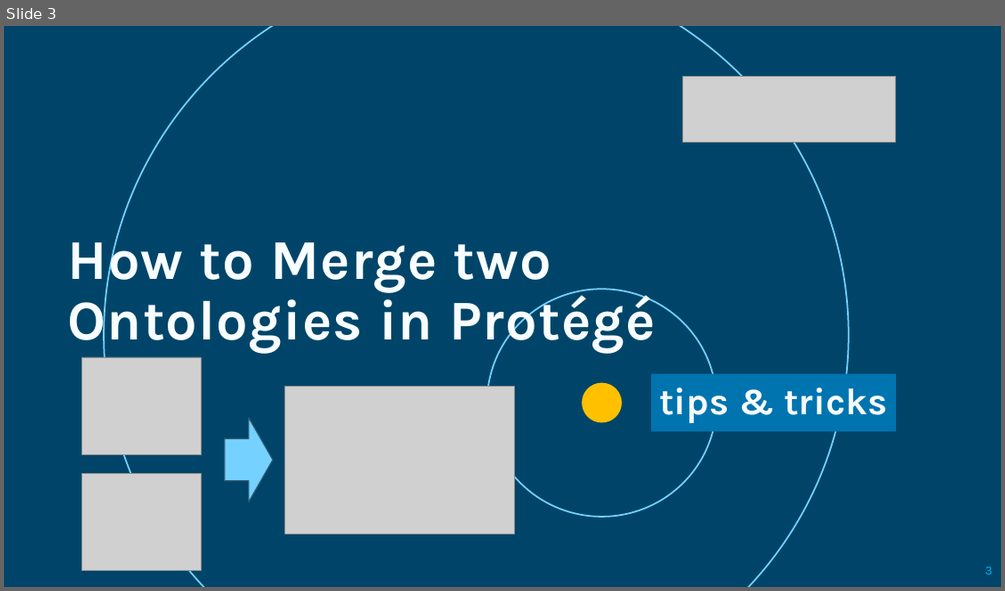
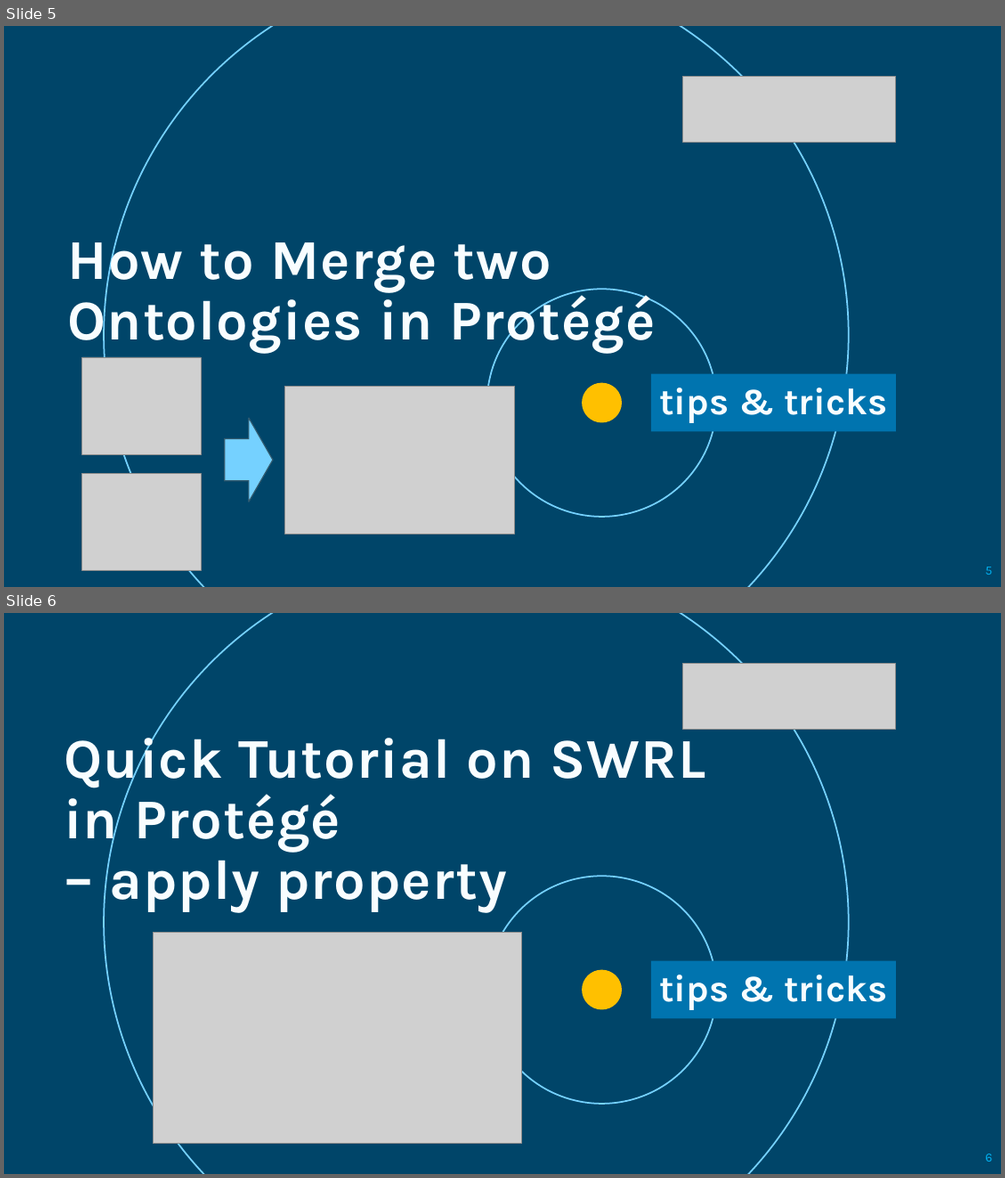
Before and after one commit to yasenstar/self_learning, a slide deck: tool-tips.pptx. Shown one above the other, each under a label of ours: slide 3 before the commit, slides 5 and 6 after it. The pictures are 1005x591 and 1005x1178 pixels, drawn with LibreOffice and Linux fonts; fonts in the diff are those of the drawing; grey boxes stand for pictures; background and template pictures are left out. Boxes give left, top, right and bottom in pixels: in the first picture for what was removed or moved away, otherwise in the second. Text is boxed around its words. In the diff, an @@ line names an element or a change of style, - is before the commit and + after.

```diff
--- a/tool-tips.pptx
+++ b/tool-tips.pptx
@@ slide 6 added at bbox=[4, 613, 1001, 1174], background picture (left out) @@
@@ rectangle added at bbox=[4, 613, 1001, 1174], fill #000000 at 40% opacity @@
@@ ellipse added at bbox=[104, 613, 849, 1174], outline #75D1FF 1.5 pt @@
@@ picture added at bbox=[683, 663, 896, 729] @@
@@ title added at bbox=[64, 728, 705, 913], 54 pt, text gradient #F8FDFF to #FFFFFF, bold @@
+Quick Tutorial on SWRL in Protégé
+– apply property
@@ ellipse added at bbox=[487, 876, 717, 1103], outline #75D1FF 1.5 pt @@
@@ picture added at bbox=[153, 933, 522, 1143] @@
@@ freeform shape added at bbox=[582, 970, 622, 1009], fill #FFC000 @@
@@ rectangle added at bbox=[651, 961, 896, 1018], fill #0074AF, 36 pt, text gradient #F8FDFF to #FFFFFF, bold @@
+tips & tricks
@@ page number added at bbox=[985, 1153, 992, 1161], 12 pt, text #00B0F0 @@
+6
@@ what was slide 3 is now slide 5 @@
@@ page number at bbox=[985, 566, 992, 574]: text changed @@
-3
+5
```
Also in this commit, not shown: 2 other slides added, 1 other file.
